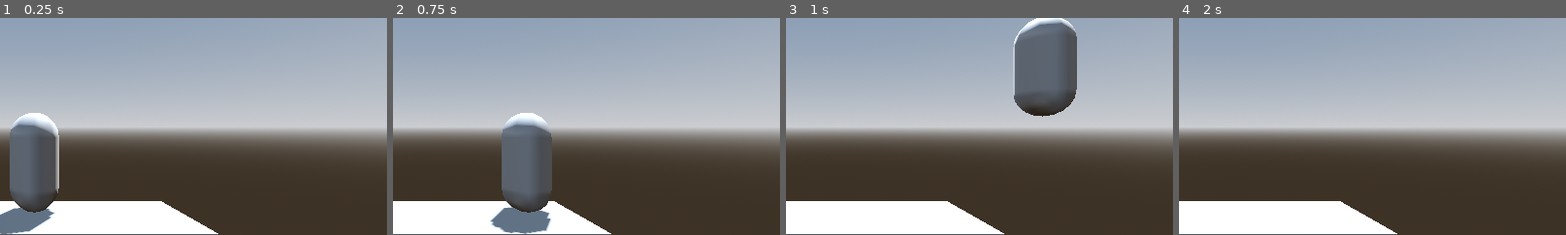
Above: before the commit, frames 1-4 (left to right).
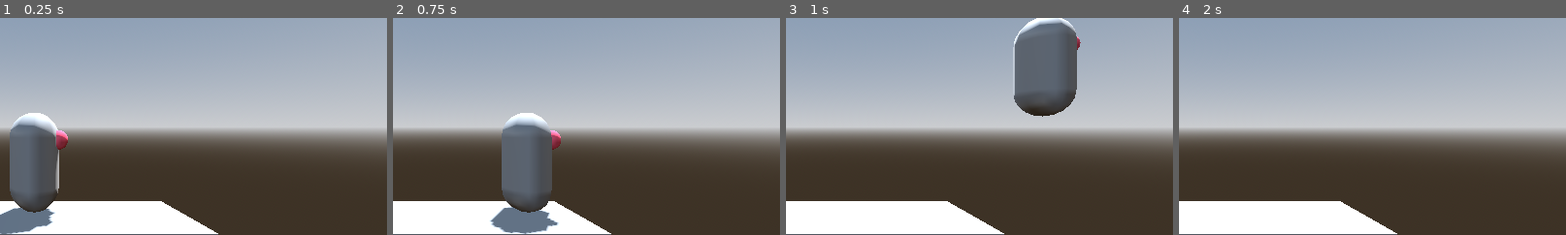
Above: after the commit, the same moments.

Repository: LiranDat/PlatformRacer
Game: Godot game, scene res://test.tscn
Same seed, same stepped clock (60 frames per second), same inputs: the game is played once before the commit and once after it.
Inputs:
- Up to frame 1 (0.25 s): no input
- Up to frame 2 (0.75 s): tap Enter at 0.5 s; hold D (P1Right) from 0.53 s (still down)
- Up to frame 3 (1 s): keep holding D (P1Right); tap Space (P1Jump) at 0.77 s
- Up to frame 4 (2 s): release D (P1Right) at 1.28 s; hold S (P1Down) from 1.28 s (still down); tap Space (P1Jump) at 1.52 s
The pictures show only the part of the screen within x 46-96%, y 25-75%; the shares and areas given below are measured in that part.

The runs differ from the first frame. In frame 1, 0.4% of the frame differs, in the area x 9-18%, y 51-97%; in frame 2, 0.2%; in frame 3, less than 0.1%; in frame 4, nothing differs.

Commit message:
Face
added mesh to player

Diff:
--- a/player.tscn
+++ b/player.tscn
@@ -8,6 +8,14 @@
 
 [sub_resource type="CapsuleShape3D" id="CapsuleShape3D_4flbx"]
 
+[sub_resource type="StandardMaterial3D" id="StandardMaterial3D_4flbx"]
+albedo_color = Color(1, 0.366155, 0.463473, 1)
+
+[sub_resource type="SphereMesh" id="SphereMesh_onrkg"]
+material = SubResource("StandardMaterial3D_4flbx")
+radius = 0.2
+height = 0.4
+
 [node name="Player" type="CharacterBody3D"]
 script = ExtResource("1_4flbx")
 
@@ -16,3 +24,7 @@
 
 [node name="CollisionShape3D" type="CollisionShape3D" parent="."]
 shape = SubResource("CapsuleShape3D_4flbx")
+
+[node name="Face" type="MeshInstance3D" parent="."]
+transform = Transform3D(1, 0, 0, 0, 1, 0, 0, 0, 1, 0.482458, 0.446881, 0)
+mesh = SubResource("SphereMesh_onrkg")
Not shown: 1 places in player.tscn that only renumber resources
